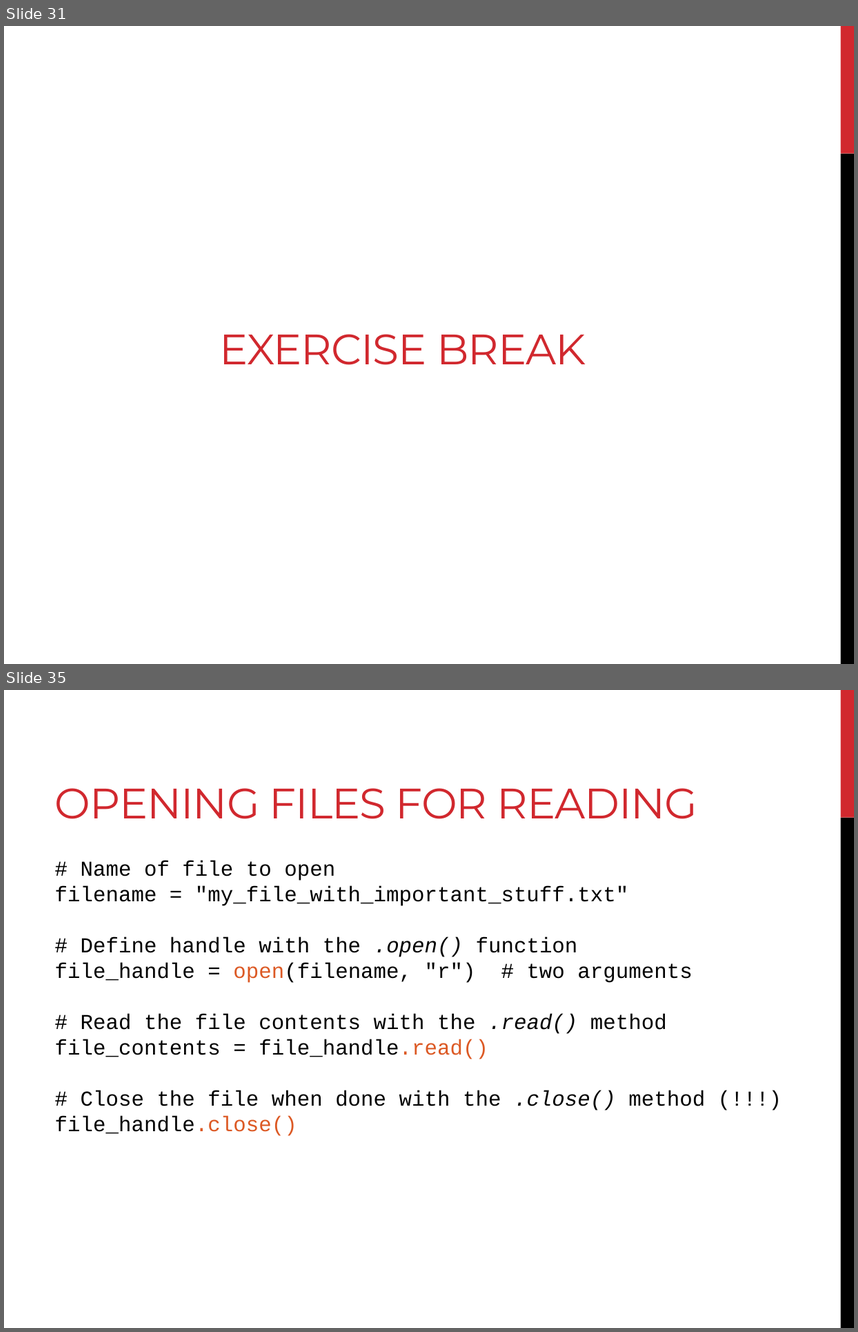
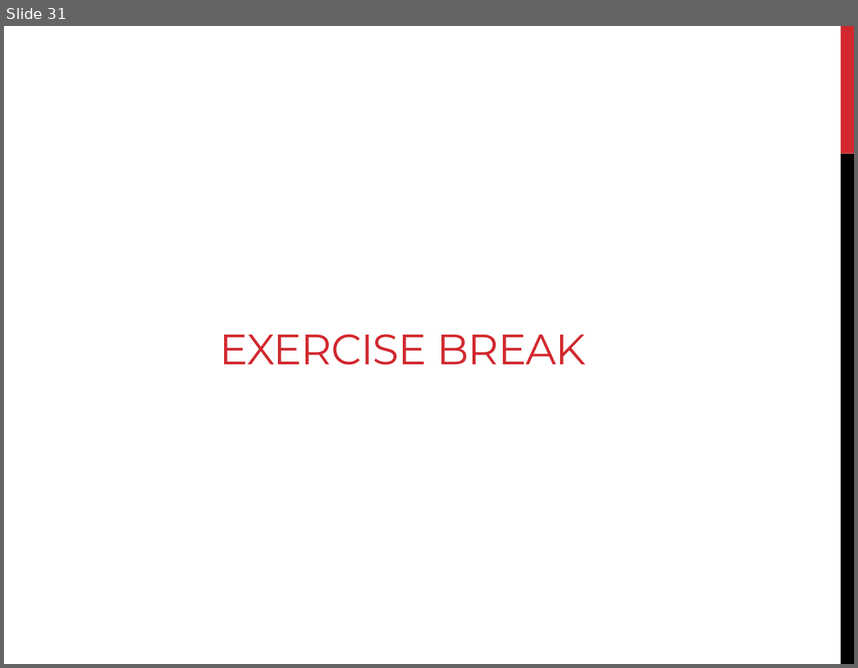
Before and after one commit to sjspielman/bdib2016_python, a slide deck: files/day2_materials/slides_day2.pptx. Shown one above the other, each under a label of ours: slides 31 and 35 before the commit, slide 31 after it; the slides between them are not shown. The pictures are 858x1332 and 858x668 pixels, drawn with LibreOffice and Linux fonts; fonts in the diff are those of the drawing. Boxes give left, top, right and bottom in pixels: in the first picture for what was removed or moved away, otherwise in the second. Text is boxed around its words. In the diff, an @@ line names an element or a change of style, - is before the commit and + after.

```diff
--- a/files/day2_materials/slides_day2.pptx
+++ b/files/day2_materials/slides_day2.pptx
@@ slide 35 removed at (x1=4, y1=690, x2=854, y2=1328), background #FFFFFF; not listed: 2 template elements that a slide beside it also shows @@
@@ title removed at (x1=55, y1=788, x2=698, y2=819) @@
-OPENING FILES FOR READING
@@ text removed at (x1=55, y1=860, x2=705, y2=1136) @@
-# Name of file to open
-filename = "my_file_with_important_stuff.txt"
-# Define handle with the .open() function
-file_handle = open(filename, "r") # two arguments
-# Read the file contents with the .read() method
-file_contents = file_handle.read()
-# Close the file when done with the .close() method (!!!)
-file_handle.close()
```
Also in this commit, not shown: 1 slide changed, 14 other slides removed, 5 other files.
